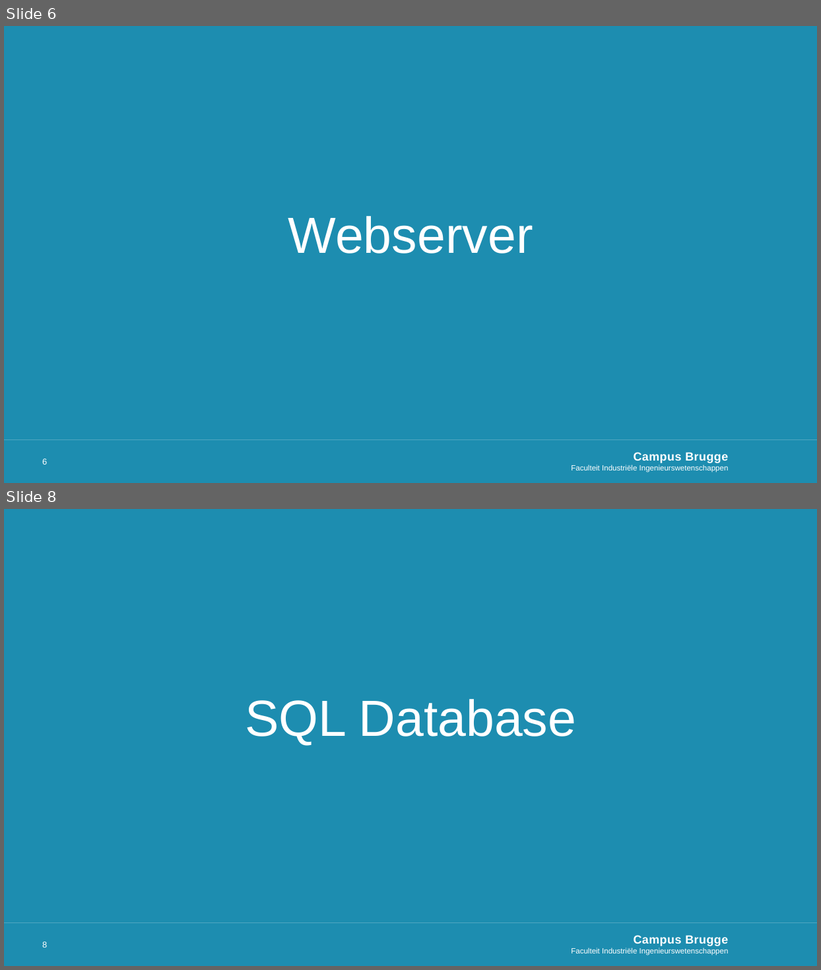
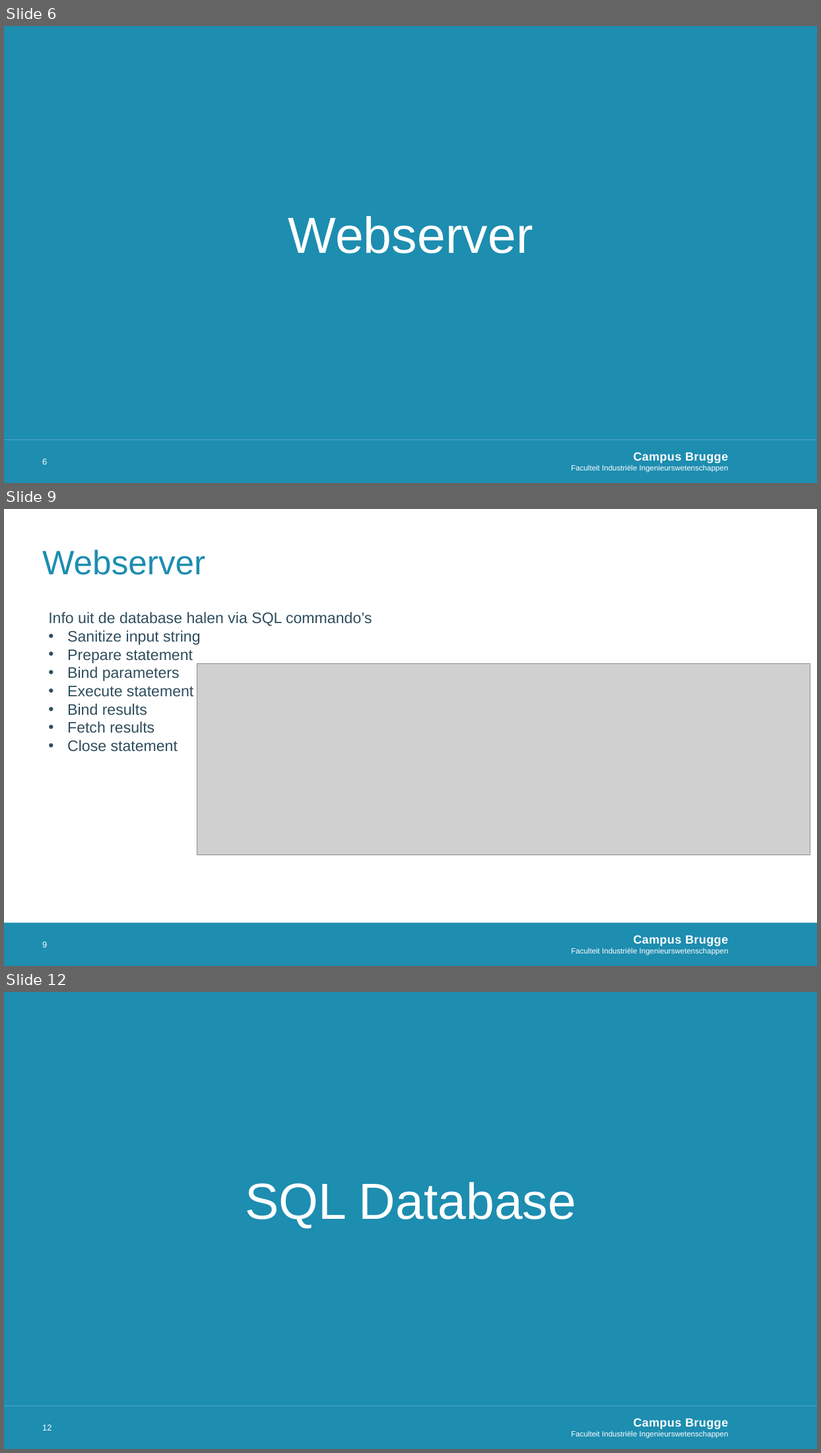
Before and after one commit to MichelDequick/E-ink-Room-Reservation-Display, a slide deck: Documentation/Presentatie.pptx. Shown one above the other, each under a label of ours: slides 6 and 8 before the commit, slides 6, 9 and 12 after it; the slides between them are not shown. The pictures are 821x970 and 821x1453 pixels, drawn with LibreOffice and Linux fonts; fonts in the diff are those of the drawing; grey boxes stand for pictures; background and template pictures are left out. Boxes give left, top, right and bottom in pixels: in the first picture for what was removed or moved away, otherwise in the second. Text is boxed around its words. In the diff, an @@ line names an element or a change of style, - is before the commit and + after.

```diff
--- a/Documentation/Presentatie.pptx
+++ b/Documentation/Presentatie.pptx
@@ slide 9 added at [4, 509, 817, 966], background #FFFFFF; not listed: 2 template elements that a slide beside it also shows @@
@@ title added at [42, 549, 205, 575], 40 pt, text #1D8DB0 @@
+Webserver
@@ text added at [48, 612, 372, 752], 18 pt, text #2F4D5D @@
+Info uit de database halen via SQL commando’s
+• Sanitize input string
+• Prepare statement
+• Bind parameters
+• Execute statement
+• Bind results
+• Fetch results
+• Close statement
@@ picture added at [197, 664, 811, 855] @@
@@ page number added at [42, 942, 47, 948], 10 pt, text #FFFFFF @@
+9
@@ what was slide 8 is now slide 12 @@
@@ page number at [42, 1425, 52, 1431]: text changed @@
-8
+12
```
Also in this commit, not shown: 1 slide changed, 4 other slides added.
